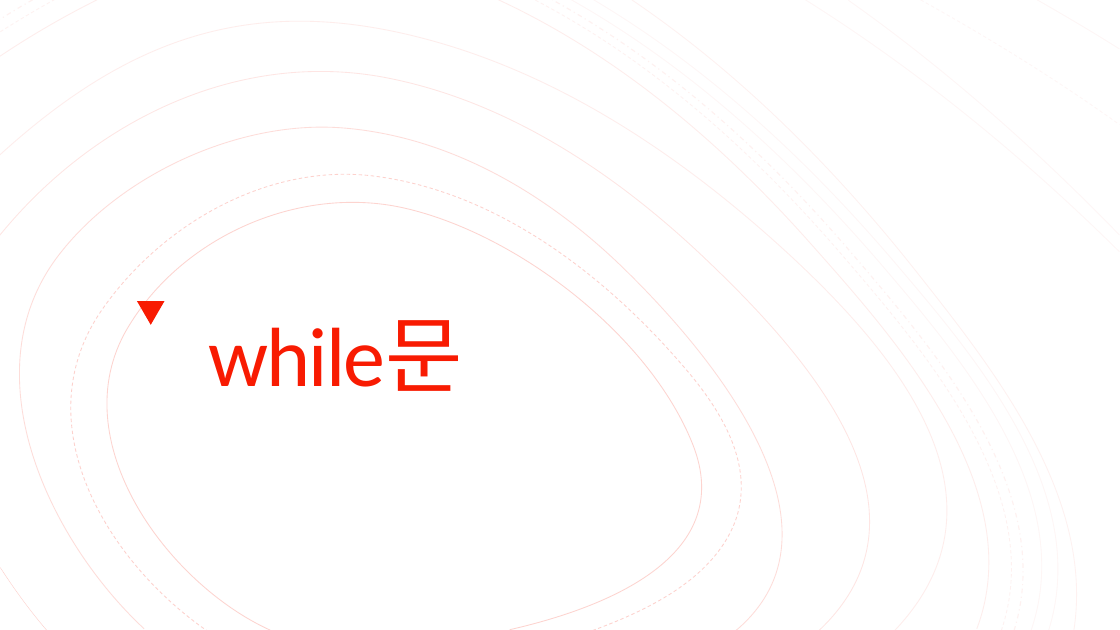
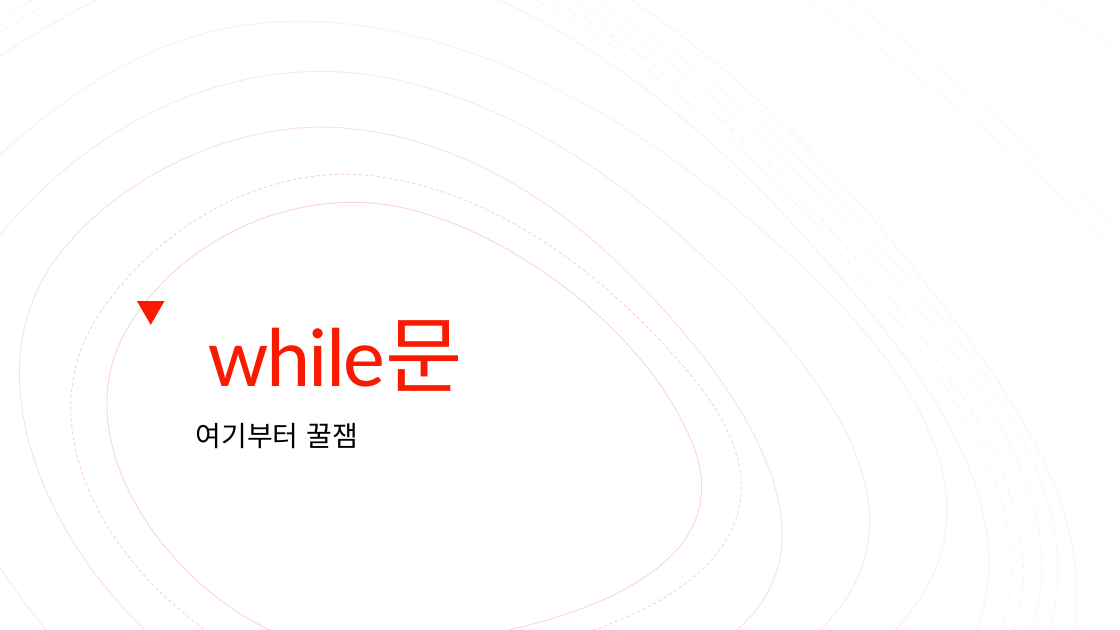
Before and after one commit to Valentine117/python_basic_class, a slide deck: slide 13 of 03장 프로그램의 구조를 쌓는다_제어문.pptx. Drawn at 1120x630 pixels with LibreOffice and Linux fonts; fonts in the diff are those of the drawing. Boxes give left, top, right and bottom in pixels: in the first picture for what was removed or moved away, otherwise in the second. Text is boxed around its words. In the diff, an @@ line names an element or a change of style, - is before the commit and + after.

```diff
--- a/03장 프로그램의 구조를 쌓는다_제어문.pptx
+++ b/03장 프로그램의 구조를 쌓는다_제어문.pptx
@@ subtitle added at (x1=196, y1=422, x2=358, y2=449), 24 pt, text #000000 @@
+여기부터 꿀잼
```
Also in this commit, not shown: 5 other slides changed, 3 slides added, 1 other file.
